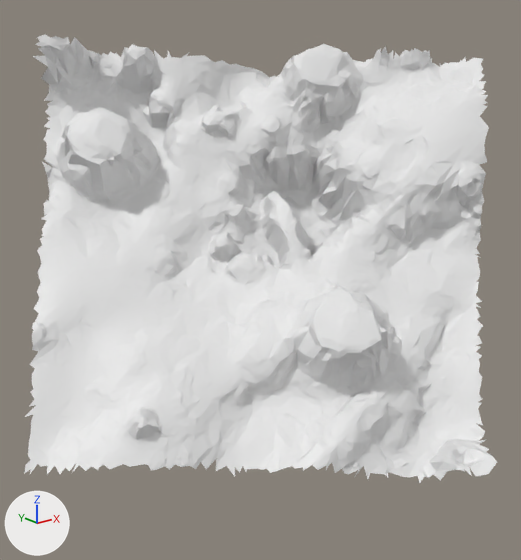
An edit to the glTF model moon small_tiles/tile_322.glb, drawn before and after from the same camera.
The view is the same before and after, from a 50 mm camera at (10.26, 11.68, -14.49) aimed at (15.24, 17.91, -16.98). The lights are fixed; the arrows at lower left show +X, +Y and +Z. The first picture is the older version. Vertices at exactly the same position are counted once.

In view in the first picture: 't322'.
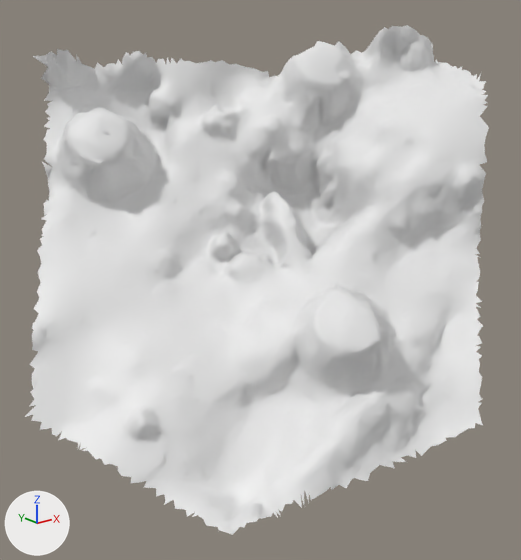
Where the change shows, as pixel boxes [x1, y1, x2, y2] in the pictures (521 x 560 px; the box of a moved part takes in the faces that stretch with it):
't322', reshaped (13% taller): before [24, 34, 497, 484]; after [25, 25, 489, 535]
part 1 of me_t322, moved or reshaped: before [24, 421, 497, 484]; after [118, 458, 368, 535]
part 2 of me_t322, built on: before [448, 57, 484, 81]; after [263, 25, 439, 77]
part 3 of me_t322, deleted: before [35, 34, 210, 69]

Edits to the bpy script that builds the scene:
```text
Change me_t322:
    used by ob_t322; location = (0.0, 0.0, 0.0)
    remove me_t322.from_pydata(...)  # 5843 vertices, 11305 faces; spans x 12.47..18.3, y 15.16..20.72, z -18.91..-14.27
    add me_t322.from_pydata(...)  # 5904 vertices, 11444 faces; spans x 12.64..18.15, y 15.72..20.72, z -19.06..-14.16
    me_t322 part 1: 137 vertices removed from x 12.47..16.62, y 15.16..18.67, z -18.91..-18.33; 197 vertices added at x 13.23..15.29, y 16.26..17.78, z -19.06..-18.65
    me_t322 part 2: 21 vertices removed from x 18.11..18.3, y 17.13..17.65, z -14.74..-14.52; 83 vertices added at x 16.59..18.15, y 17.73..19.45, z -14.72..-14.16
    me_t322 part 3: 61 vertices removed from x 13.86..15.73, y 19.66..20.53, z -14.57..-14.27
```
